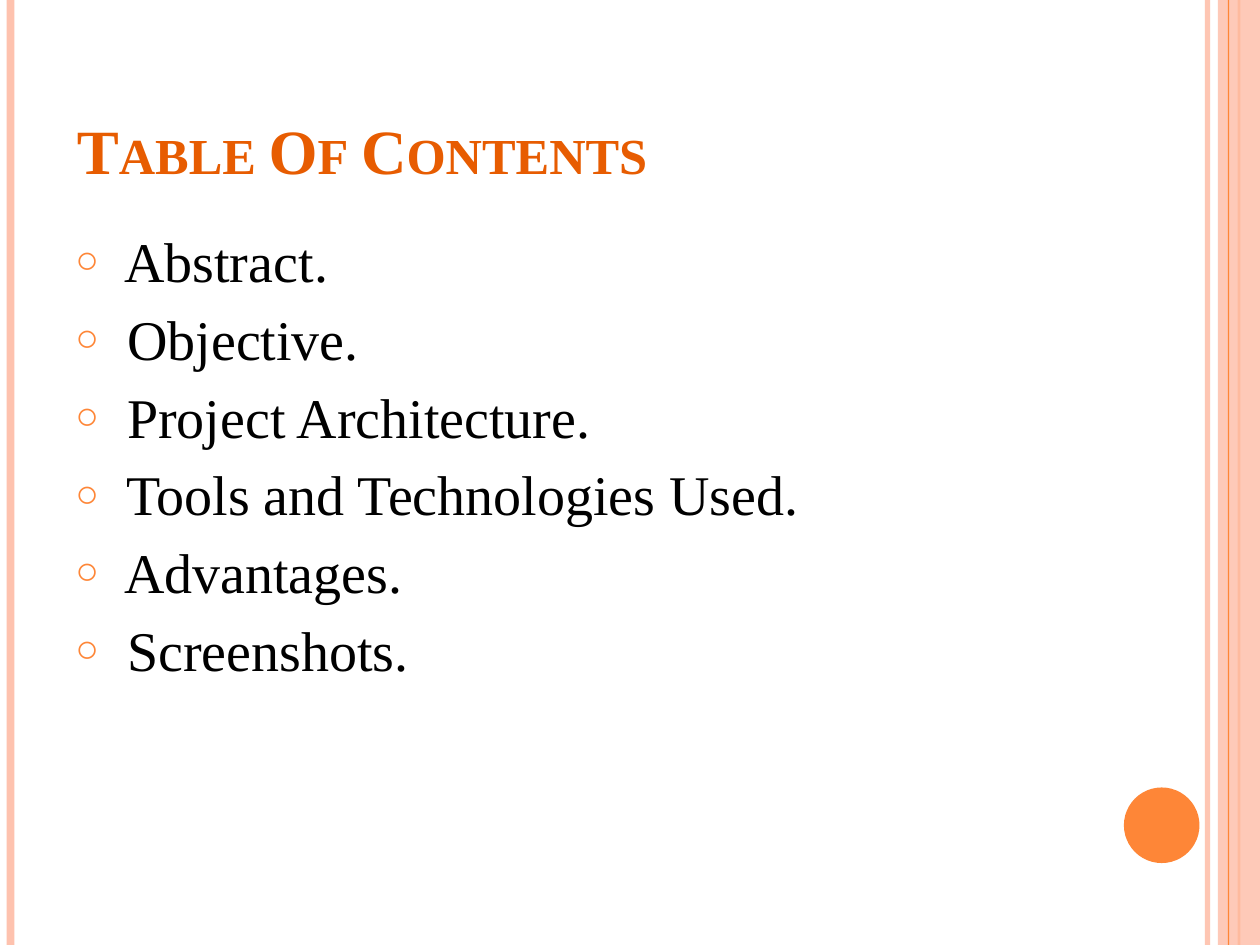
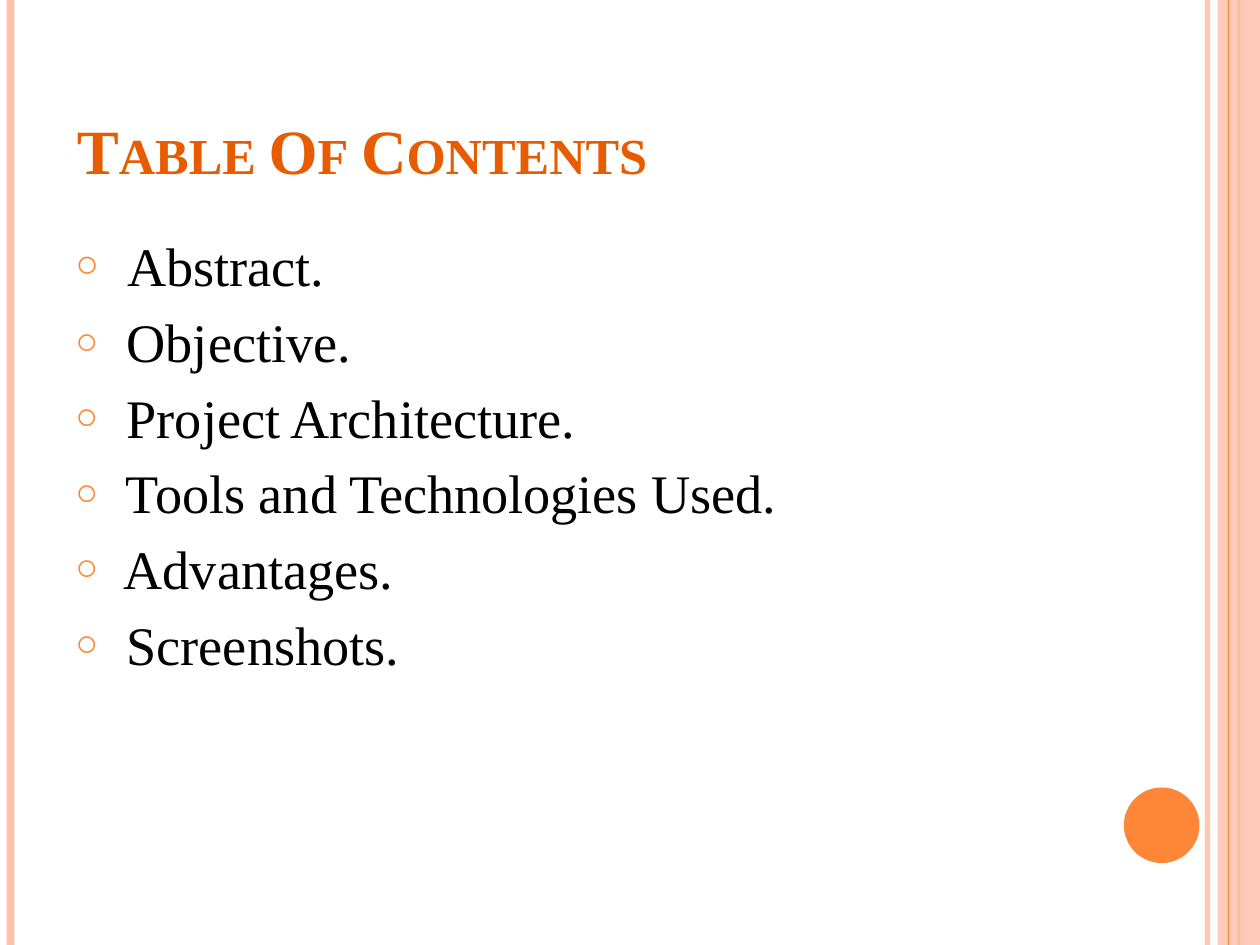
Before and after one commit to nischalbpatil/Housekeeping, a slide deck: slide 3 of Housekeeper Scheduling System (1).pptx. Drawn at 1260x945 pixels with LibreOffice and Linux fonts; fonts in the diff are those of the drawing. Boxes give left, top, right and bottom in pixels: in the first picture for what was removed or moved away, otherwise in the second. Text is boxed around its words. In the diff, an @@ line names an element or a change of style, - is before the commit and + after.

Commit message:
3rd commit

```diff
--- a/Housekeeper Scheduling System (1).pptx
+++ b/Housekeeper Scheduling System (1).pptx
@@ text "Abstract." at [124,248,776,666]: size 32 to 31 pt @@
```
Also in this commit, not shown: 1 other slide changed.
